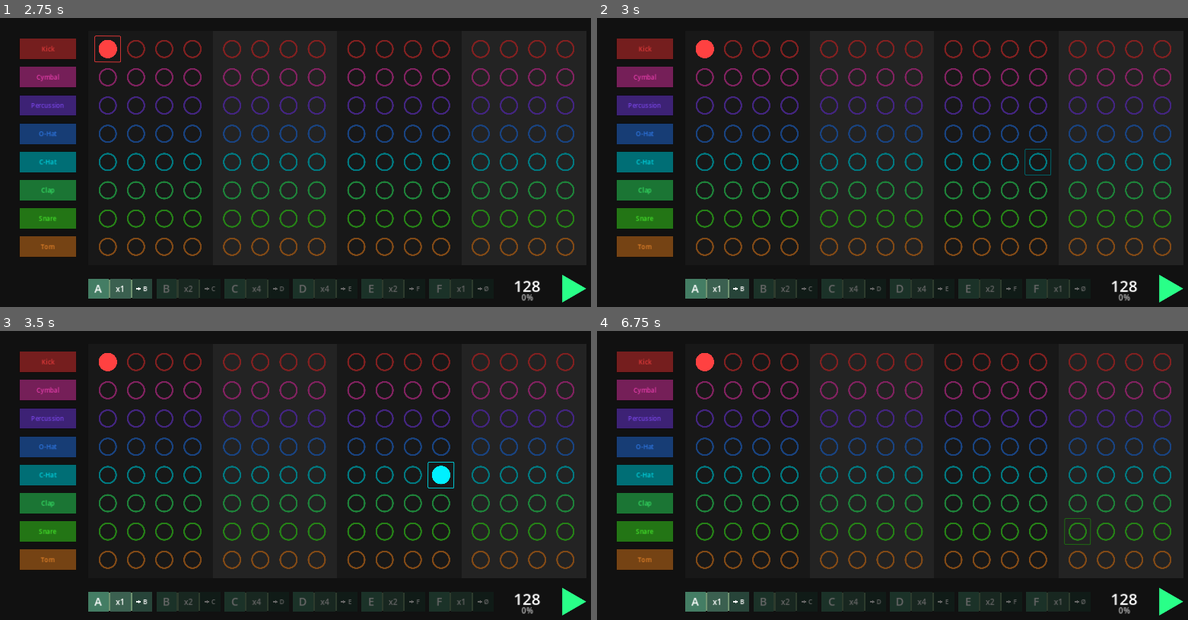
Above: before the commit, frames 1-4 (two rows, left to right).
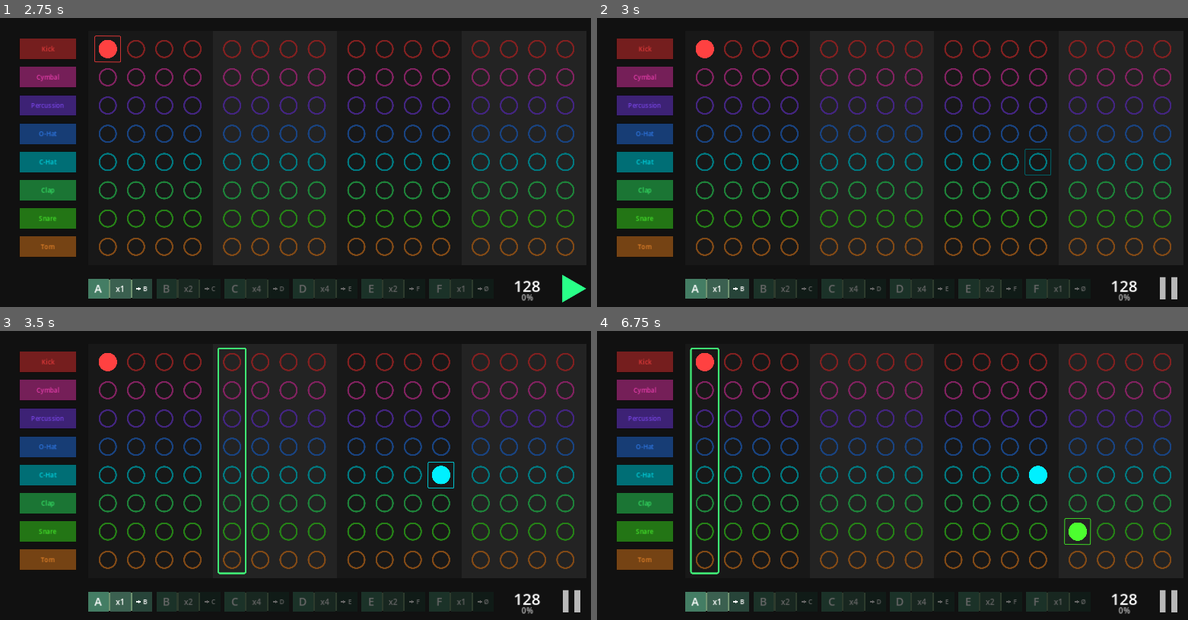
Above: after the commit, the same moments.

Repository: JulienToumieh/bsteppr
Game: Godot game, scene res://main.tscn
The game is run twice, just before and just after one commit, with the same random seed, the same clock (stepped at 60 frames per second) and the same inputs.
Inputs (mouse positions are in pixels of both pictures, inside the frame that each line leads up to):
- Up to frame 1 (2.75 s): click (106, 49) at 0.52 s; click (106, 49) at 1.27 s; click (106, 49) at 2.02 s
- Up to frame 2 (3 s): tap Enter at 2.75 s; move the mouse to (1034, 150) at 2.77 s; tap Space (start-stop, bound only after the commit) at 2.85 s; click (1034, 150) at 2.92 s
- Up to frame 3 (3.5 s): no input
- Up to frame 4 (6.75 s): tap Space (start-stop, bound only after the commit) at 3.5, 4.25, 4.35, 5, 5.85, 6.5 s; drag from (780, 492) to (868, 536) at 3.52 s; move the mouse to (963, 414) at 4.27 s; click (963, 414) at 4.42 s; drag from (868, 536) to (721, 435) at 5.02 s; move the mouse to (1081, 521) at 5.77 s; click (1081, 521) at 5.92 s; drag from (721, 435) to (809, 403) at 6.52 s

Frame 1 is identical in both runs. In frame 2, 0.2% of the frame differs, in the area x 95-100%, y 88-99%; in frame 3, 0.7%; in frame 4, 1.2%, in the area x 15-100%, y 5-99%.

Commit message:
Spacebar can play/pause, you can right click to edit + resolved some bugs

Diff:
--- a/Globals.gd
+++ b/Globals.gd
@@ -79,6 +79,10 @@
 			get_node("Instrument" + str(ins+1)).volume_db = mapVol(activeBeat[playbackPosition - 1][ins][barRound-1])
 		if activeBeat[playbackPosition - 1][ins][barRound-1] != "0": playSound(ins+1)
 
+
+func _process(delta):
+	if Input.is_action_just_pressed("start-stop"):
+		togglePlayback()
 
 func _ready():
 	for key in beat.keys():
--- a/components/beat_step.gd
+++ b/components/beat_step.gd
@@ -51,14 +51,18 @@
 
 
 
-
-func _on_step_click_button_down():
-	buttonTime = Time.get_ticks_msec()
-	pressed = true
-	triggeredHold = false
-
-
-func _on_step_click_button_up():
-	pressed = false
-	if not triggeredHold:
-		Globals.activateBeatStep(beatIDX)
+func _on_step_click_gui_input(event):
+	if event is InputEventMouseButton:
+		if event.pressed:
+			match event.button_index:
+				1:
+					buttonTime = Time.get_ticks_msec()
+					pressed = true
+					triggeredHold = false
+				2:
+					Globals.editBeatStep(beatIDX)
+		elif event.is_released():
+			match event.button_index:
+				1:
+					pressed = false
+					if not triggeredHold: Globals.activateBeatStep(beatIDX)
--- a/components/beat_step.tscn
+++ b/components/beat_step.tscn
@@ -42,5 +42,4 @@
 rotation = 0.0050771
 flat = true
 
-[connection signal="button_down" from="StepClick" to="." method="_on_step_click_button_down"]
-[connection signal="button_up" from="StepClick" to="." method="_on_step_click_button_up"]
+[connection signal="gui_input" from="StepClick" to="." method="_on_step_click_gui_input"]
--- a/components/loop_chip.gd
+++ b/components/loop_chip.gd
@@ -27,13 +27,19 @@
 			Globals.editLoop(loopName)
 
 
-func _on_loop_chip_button_button_down():
-	buttonTime = Time.get_ticks_msec()
-	pressed = true
-	triggeredHold = false
-
-
-func _on_loop_chip_button_button_up():
-	pressed = false
-	if not triggeredHold:
-		Globals.selectBeatLoop(loopName)
+func _on_loop_chip_button_gui_input(event):
+	if event is InputEventMouseButton:
+		if event.pressed:
+			match event.button_index:
+				1:
+					buttonTime = Time.get_ticks_msec()
+					pressed = true
+					triggeredHold = false
+				2:
+					Globals.editLoop(loopName)
+		elif event.is_released():
+			match event.button_index:
+				1:
+					pressed = false
+					if not triggeredHold:
+						Globals.selectBeatLoop(loopName)
--- a/components/loop_chip.tscn
+++ b/components/loop_chip.tscn
@@ -72,5 +72,4 @@
 scale = Vector2(0.138427, 0.148148)
 texture = ExtResource("3_52vi7")
 
-[connection signal="button_down" from="LoopChipButton" to="." method="_on_loop_chip_button_button_down"]
-[connection signal="button_up" from="LoopChipButton" to="." method="_on_loop_chip_button_button_up"]
+[connection signal="gui_input" from="LoopChipButton" to="." method="_on_loop_chip_button_gui_input"]
--- a/project.godot
+++ b/project.godot
@@ -32,6 +32,14 @@
 
 project/assembly_name="BSteppr"
 
+[input]
+
+start-stop={
+"deadzone": 0.5,
+"events": [Object(InputEventKey,"resource_local_to_scene":false,"resource_name":"","device":-1,"window_id":0,"alt_pressed":false,"shift_pressed":false,"ctrl_pressed":false,"meta_pressed":false,"pressed":false,"keycode":0,"physical_keycode":32,"key_label":0,"unicode":32,"location":0,"echo":false,"script":null)
+]
+}
+
 [physics]
 
 2d/run_on_separate_thread=true
